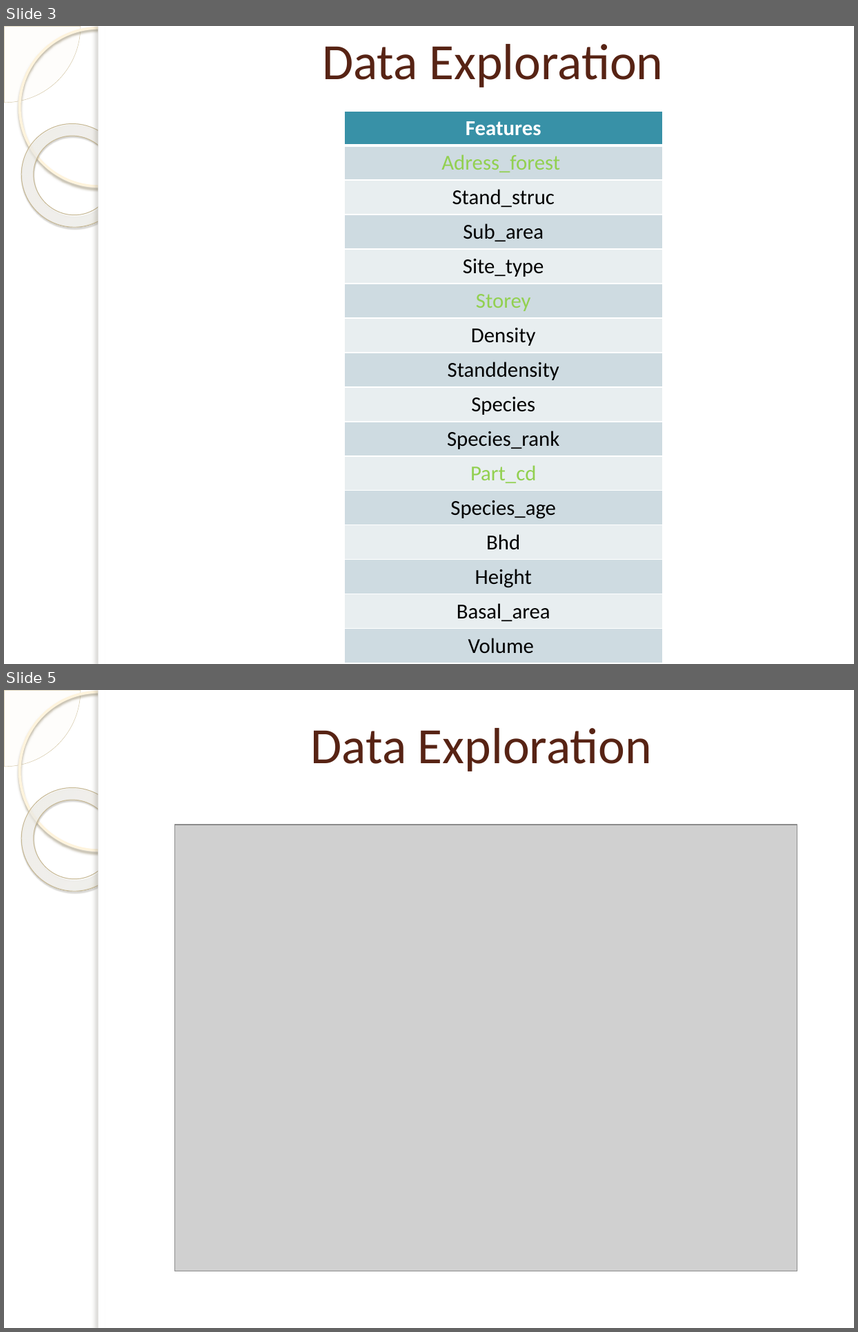
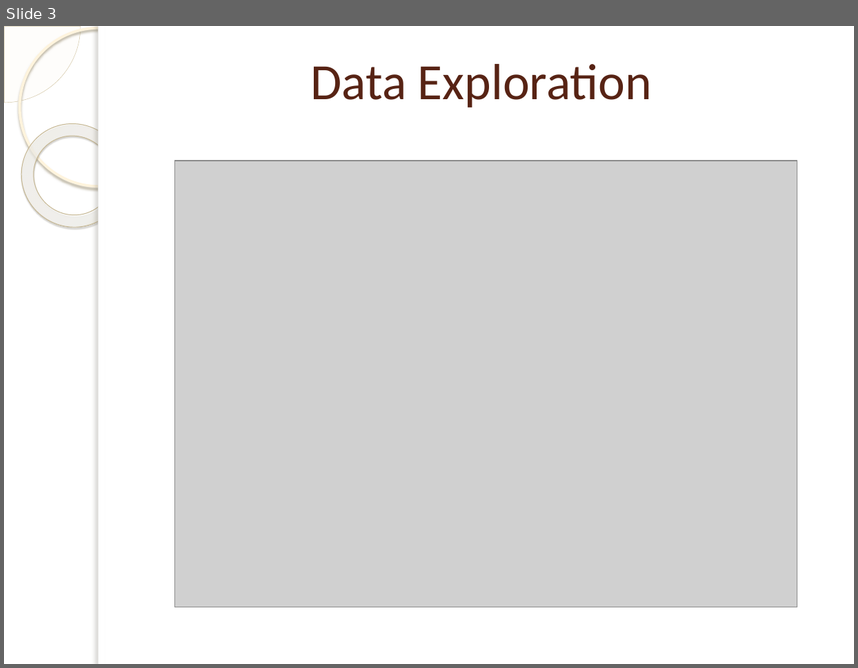
Before and after one commit to dnkansah-tieku/IronHack_Final_Project, a slide deck: Presentation.pptx. Shown one above the other, each under a label of ours: slides 3 and 5 before the commit, slide 3 after it; the slides between them are not shown. The pictures are 858x1332 and 858x668 pixels, drawn with LibreOffice and Linux fonts; fonts in the diff are those of the drawing; grey boxes stand for pictures; background and template pictures are left out. Boxes give left, top, right and bottom in pixels: in the first picture for what was removed or moved away, otherwise in the second. Text is boxed around its words. In the diff, an @@ line names an element or a change of style, - is before the commit and + after.

```diff
--- a/Presentation.pptx
+++ b/Presentation.pptx
@@ slide 3 removed at (x1=4, y1=26, x2=854, y2=664), background picture (left out); not listed: 5 template elements that a slide beside it also shows @@
@@ title removed at (x1=322, y1=44, x2=663, y2=87) @@
-Data Exploration
@@ table removed at (x1=344, y1=111, x2=663, y2=656), 16 rows, 1 columns @@
-Features
-Adress_forest
-Stand_struc
-Sub_area
-Site_type
-Storey
-Density
-Standdensity
-Species
-Species_rank
-Part_cd
-Species_age
-Bhd
-Height
-Basal_area
-Volume
@@ what was slide 5 is now slide 3 @@
```
Also in this commit, not shown: 3 slides changed, 3 other slides removed.
